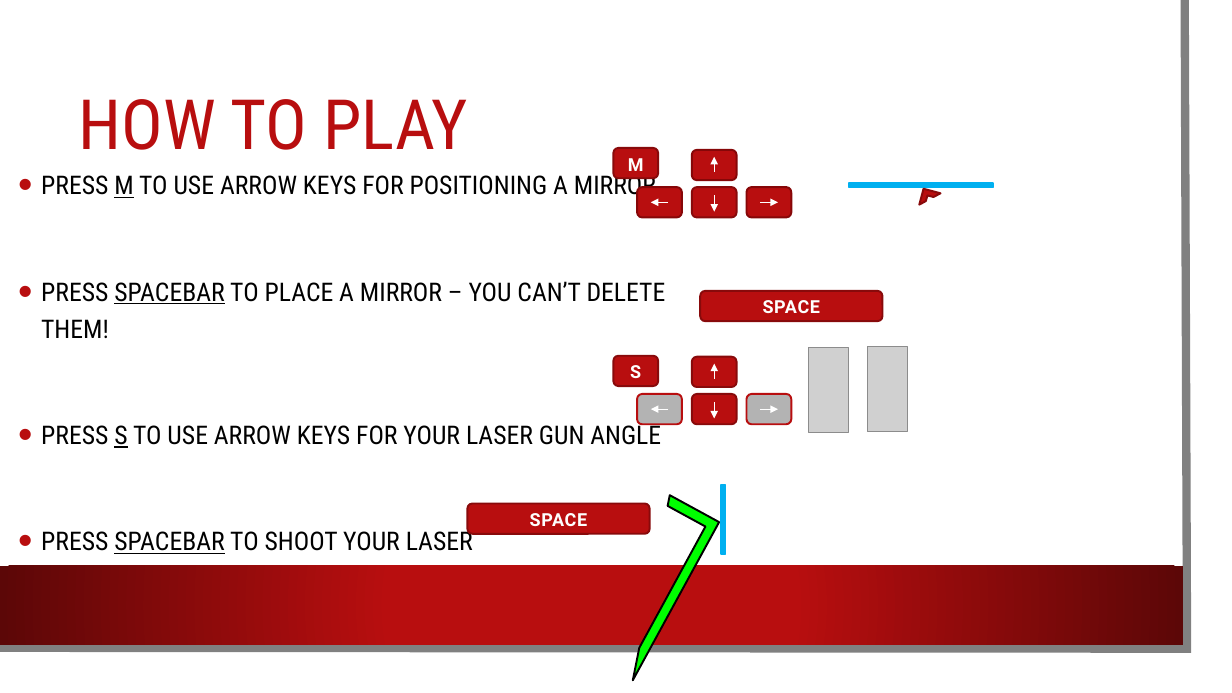
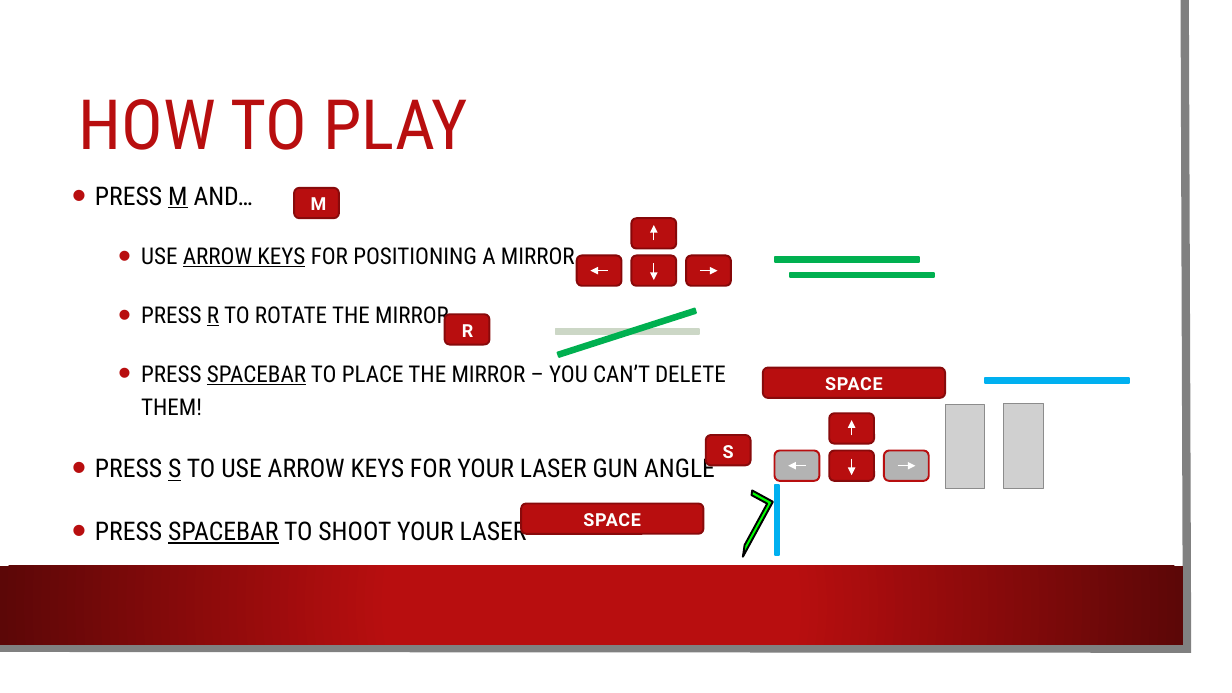
Before and after one commit to camillax/prisonnerdilemma, a slide deck: slide 4 of documentation/exhibit_promo.pptx. Drawn at 1232x693 pixels with LibreOffice and Linux fonts; fonts in the diff are those of the drawing; grey boxes stand for pictures; background and template pictures are left out. Boxes give left, top, right and bottom in pixels: in the first picture for what was removed or moved away, otherwise in the second. Text is boxed around its words. In the diff, an @@ line names an element or a change of style, - is before the commit and + after.

Commit message:
Finalized presentation, made user guide

```diff
--- a/documentation/exhibit_promo.pptx
+++ b/documentation/exhibit_promo.pptx
@@ text at <box>95,186,726,415</box>: text changed; size 20 to 18 pt @@
-• PRESS M TO USE ARROW KEYS FOR POSITIONING A MIRROR
-• PRESS SPACEBAR TO PLACE A MIRROR – YOU CAN’T DELETE THEM!
+• PRESS M AND…
+  • USE ARROW KEYS FOR POSITIONING A MIRROR
+  • PRESS R TO ROTATE THE MIRROR
+  • PRESS SPACEBAR TO PLACE THE MIRROR – YOU CAN’T DELETE THEM!
@@ rounded rectangle: place and size @@
-rounded rectangle at <box>614,148,659,178</box>
+rounded rectangle at <box>294,188,339,218</box>
@@ text "M": place and size @@
-text "M" at <box>628,158,644,171</box>
+text "M" at <box>311,197,327,210</box>
@@ half frame removed at <box>920,188,941,209</box> @@
@@ rectangle added at <box>775,257,919,262</box>, fill #00B050, outline #00B050 1.5 pt @@
@@ 4 rounded rectangles, 4 arrows: place and size @@
-4 rounded rectangles, 4 arrows at <box>638,150,792,218</box>
+4 rounded rectangles, 4 arrows at <box>577,218,732,287</box>
@@ rectangle added at <box>790,273,934,277</box>, fill #00B050, outline #00B050 1.5 pt @@
@@ rounded rectangle added at <box>445,314,490,345</box>, fill #B80E0F, outline #880A0B 1.5 pt @@
@@ text added at <box>462,324,473,337</box>, 14 pt, text #FEFEFE, bold @@
+R
@@ rectangle added at <box>555,329,700,334</box>, fill #CCD7C6, outline #CCD7C6 1.5 pt @@
@@ rectangle added at <box>558,309,697,357</box>, fill #00B050, outline #00B050 1.5 pt @@
@@ text "SPACE": place and size @@
-text "SPACE" at <box>763,300,821,313</box>
+text "SPACE" at <box>825,377,883,390</box>
@@ rounded rectangle: place and size @@
-rounded rectangle at <box>701,291,883,322</box>
+rounded rectangle at <box>763,368,945,398</box>
@@ rectangle: place and size @@
-rectangle at <box>849,183,994,188</box>
+rectangle at <box>985,378,1129,383</box>
@@ rounded rectangle: place and size @@
-rounded rectangle at <box>614,356,659,386</box>
+rounded rectangle at <box>706,435,751,466</box>
@@ text "S": place and size @@
-text "S" at <box>630,365,641,378</box>
+text "S" at <box>723,445,734,458</box>
@@ arrow moved from (714, 379) - (714, 364) to (852, 435) - (852, 421) @@
@@ text at <box>95,454,715,544</box>: less space between paragraphs @@
@@ arrow moved from (714, 402) - (714, 419) to (852, 458) - (852, 475) @@
@@ 4 rounded rectangles, 2 pictures, 2 arrows: place and size @@
-4 rounded rectangles, 2 pictures, 2 arrows at <box>638,347,908,433</box>
+4 rounded rectangles, 2 pictures, 2 arrows at <box>775,404,1043,489</box>
@@ half frame: place and size @@
-half frame at <box>584,496,720,681</box>
+half frame at <box>722,491,773,557</box>
@@ 2 texts, 1 rounded rectangle, 1 rectangle: place and size @@
-2 texts, 1 rounded rectangle, 1 rectangle at <box>41,171,726,555</box>
+2 texts, 1 rounded rectangle, 1 rectangle at <box>95,186,780,555</box>
```
Also in this commit, not shown: 1 other file.
